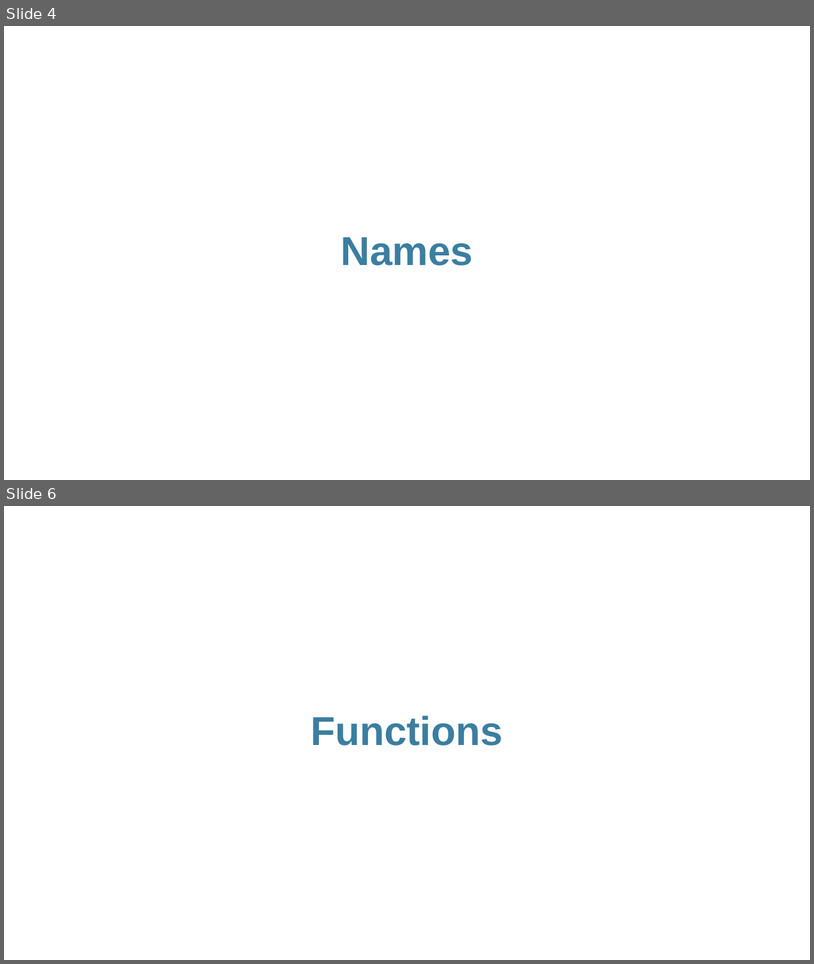
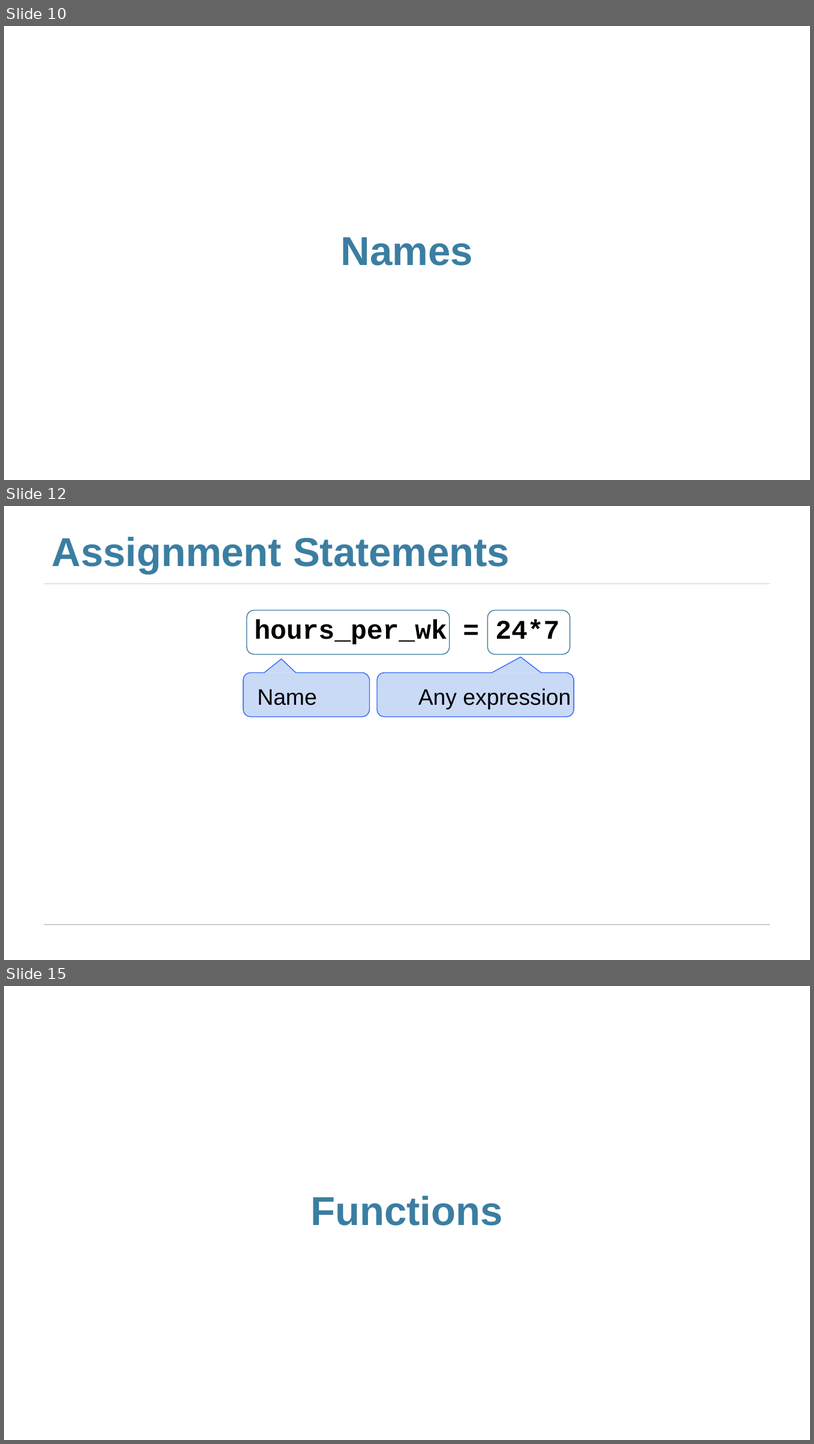
Before and after one commit to jhb10c/d8publicmaterials, a slide deck: Lectures/lec03_Tables.pptx. Shown one above the other, each under a label of ours: slides 4 and 6 before the commit, slides 10, 12 and 15 after it; the slides between them are not shown. The pictures are 814x964 and 814x1444 pixels, drawn with LibreOffice and Linux fonts; fonts in the diff are those of the drawing. Boxes give left, top, right and bottom in pixels: in the first picture for what was removed or moved away, otherwise in the second. Text is boxed around its words. In the diff, an @@ line names an element or a change of style, - is before the commit and + after.

```diff
--- a/Lectures/lec03_Tables.pptx
+++ b/Lectures/lec03_Tables.pptx
@@ slide 12 added at box(4, 506, 810, 960), background #FFFFFF @@
@@ title added at box(52, 537, 510, 574), 36 pt, text #3B7EA1, bold @@
+Assignment Statements
@@ freeform shape added at box(44, 583, 770, 583), outline #CCCCCC 0.75 pt @@
@@ text added at box(254, 619, 571, 709), 24 pt, text #000000, bold @@
+hours_per_wk = 24*7
+Name Any expression
@@ group added at box(243, 610, 574, 717): 6 freeform shapes @@
@@ freeform shape added at box(44, 925, 770, 925), outline #CCCCCC 0.75 pt @@
@@ what was slide 4 is now slide 10 @@
@@ what was slide 6 is now slide 15 @@
```
Also in this commit, not shown: 2 slides changed, 12 other slides added, 3 other files.
